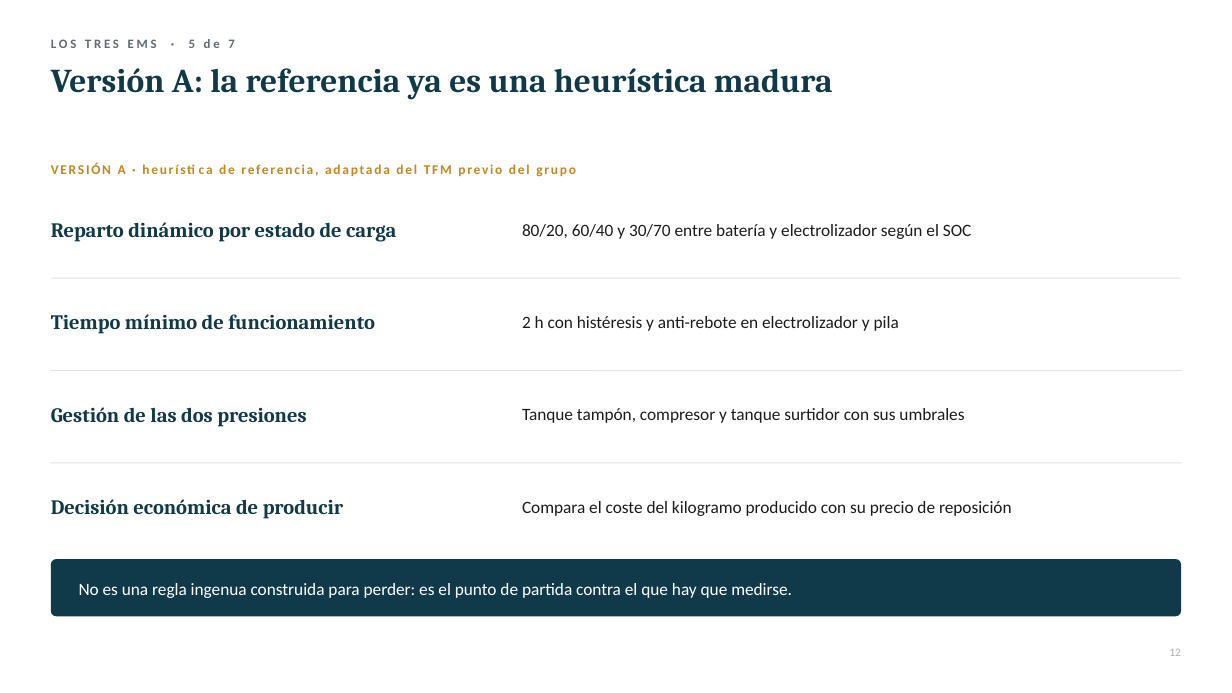
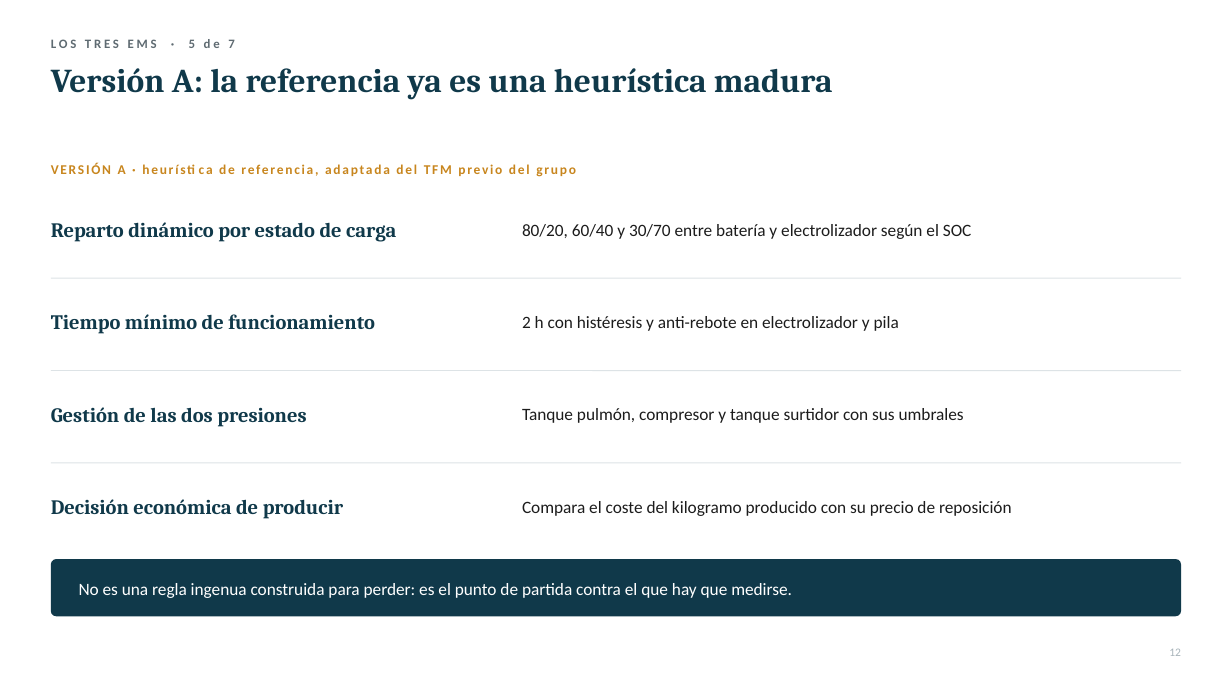
Before and after one commit to FerXxk/multi-energy-station-ems, a slide deck: slide 12 of defensa/OASIS_defensa_TFG.pptx. Drawn at 1232x693 pixels with LibreOffice and Linux fonts; fonts in the diff are those of the drawing. Boxes give left, top, right and bottom in pixels: in the first picture for what was removed or moved away, otherwise in the second. Text is boxed around its words. In the diff, an @@ line names an element or a change of style, - is before the commit and + after.

```diff
--- a/defensa/OASIS_defensa_TFG.pptx
+++ b/defensa/OASIS_defensa_TFG.pptx
@@ text at (522,408,964,423): text changed @@
-Tanque tampón, compresor y tanque surtidor con sus umbrales
+Tanque pulmón, compresor y tanque surtidor con sus umbrales
```
Also in this commit, not shown: 6 other slides changed, 2 other files.
